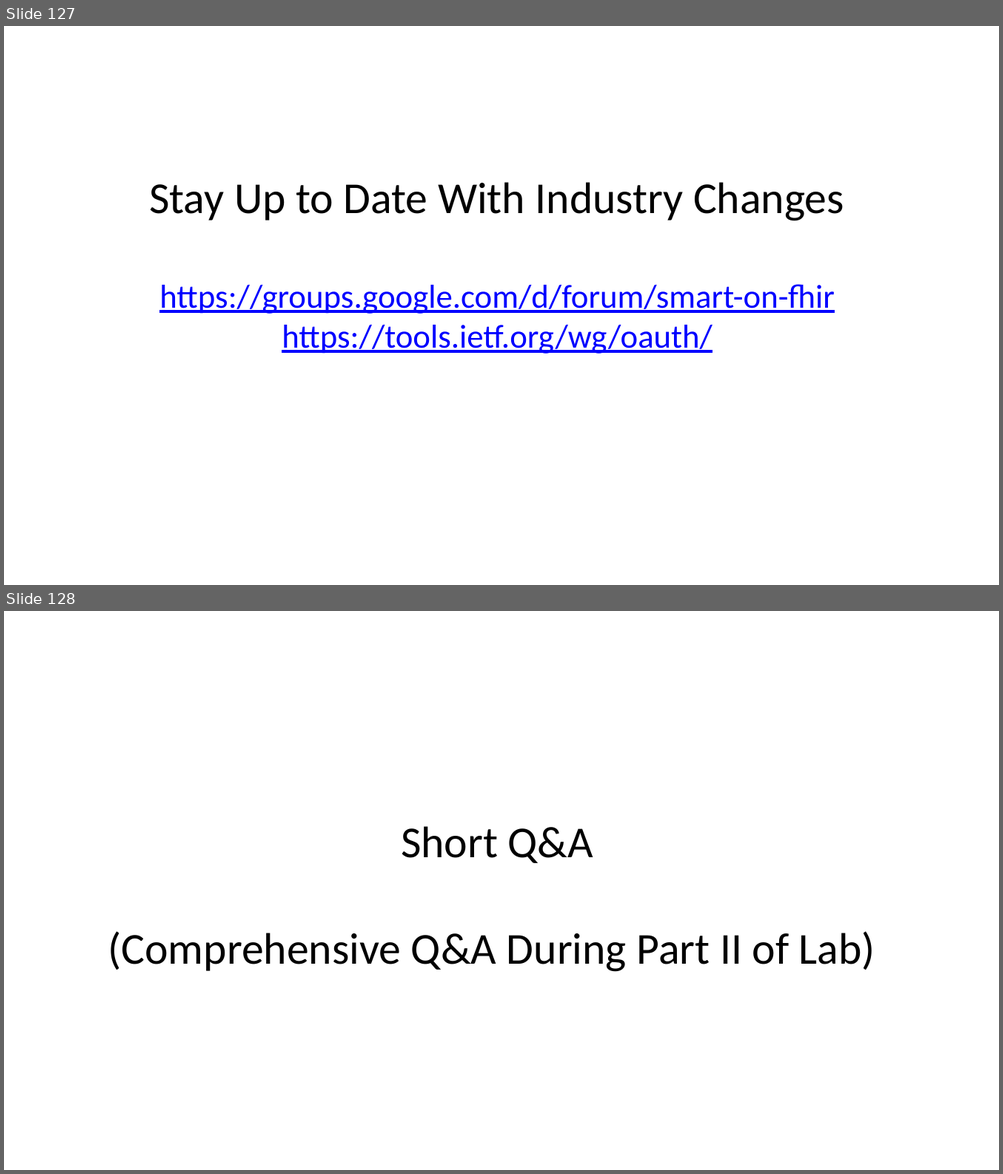
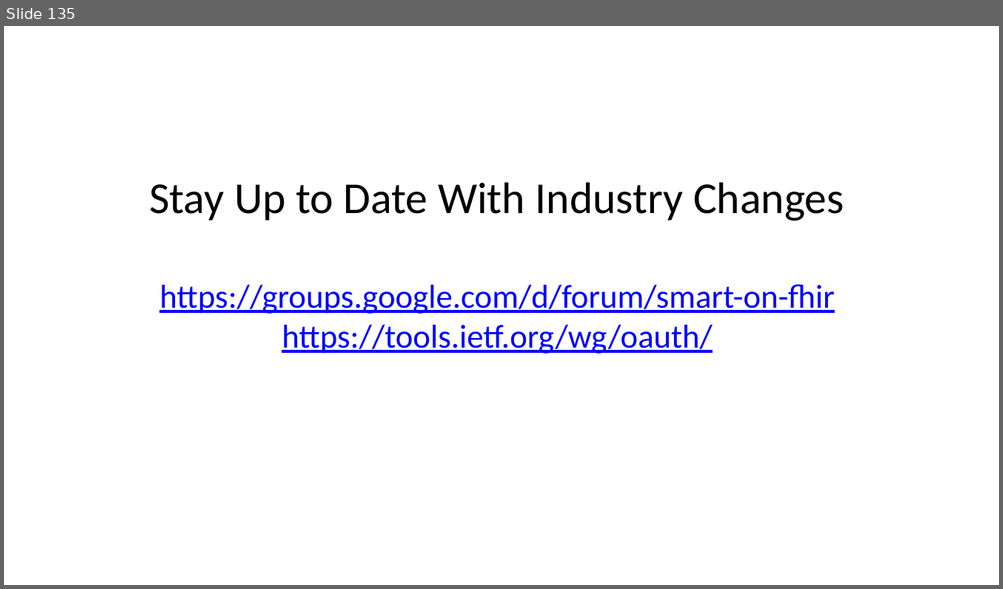
Before and after one commit to cerner/code-learning-lab, a slide deck: smart-authorization-presentation.pptx. Shown one above the other, each under a label of ours: slides 127 and 128 before the commit, slide 135 after it. The pictures are 1003x1174 and 1003x589 pixels, drawn with LibreOffice and Linux fonts; fonts in the diff are those of the drawing. Boxes give left, top, right and bottom in pixels: in the first picture for what was removed or moved away, otherwise in the second. Text is boxed around its words. In the diff, an @@ line names an element or a change of style, - is before the commit and + after.

```diff
--- a/smart-authorization-presentation.pptx
+++ b/smart-authorization-presentation.pptx
@@ slide 128 removed at (4,611,999,1170), background #FFFFFF @@
@@ text removed at (108,826,875,972) @@
-Short Q&A
-(Comprehensive Q&A During Part II of Lab)
@@ what was slide 127 is now slide 135 @@
```
Also in this commit, not shown: 4 slides changed, 9 slides added, 1 other file.
